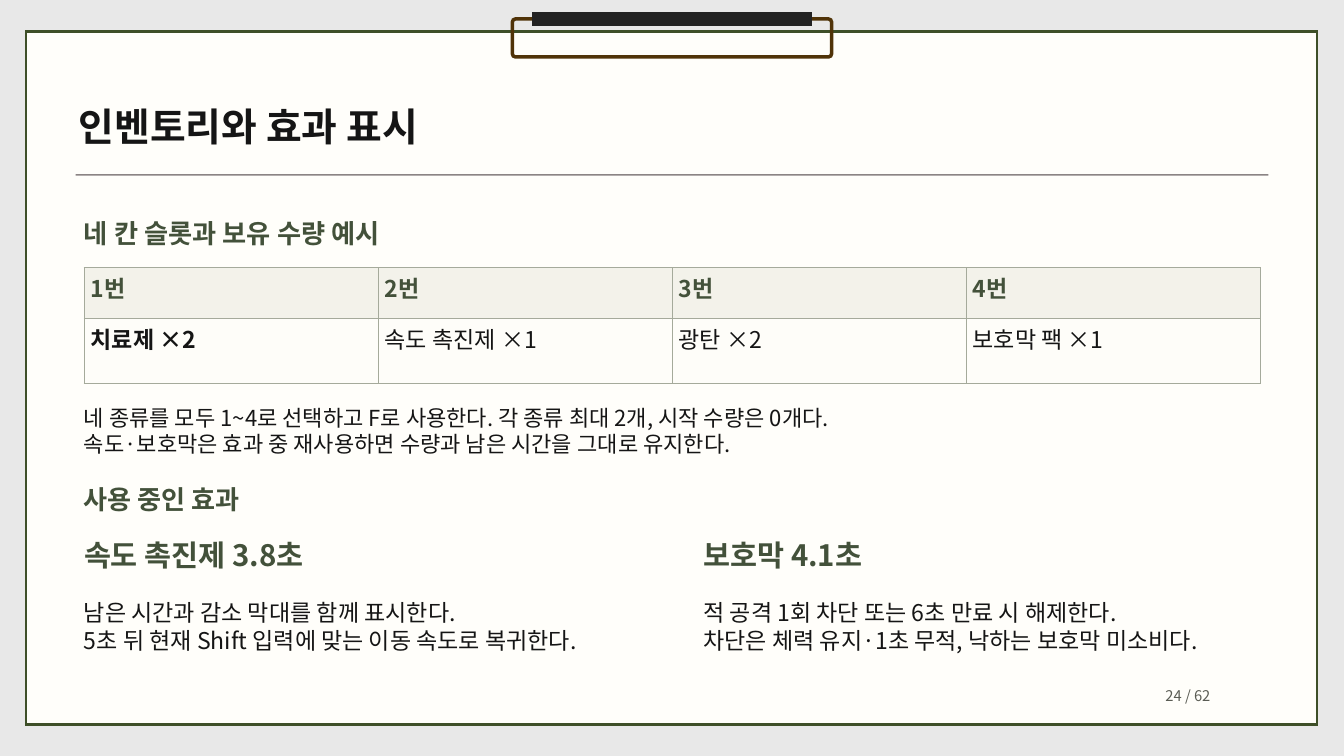
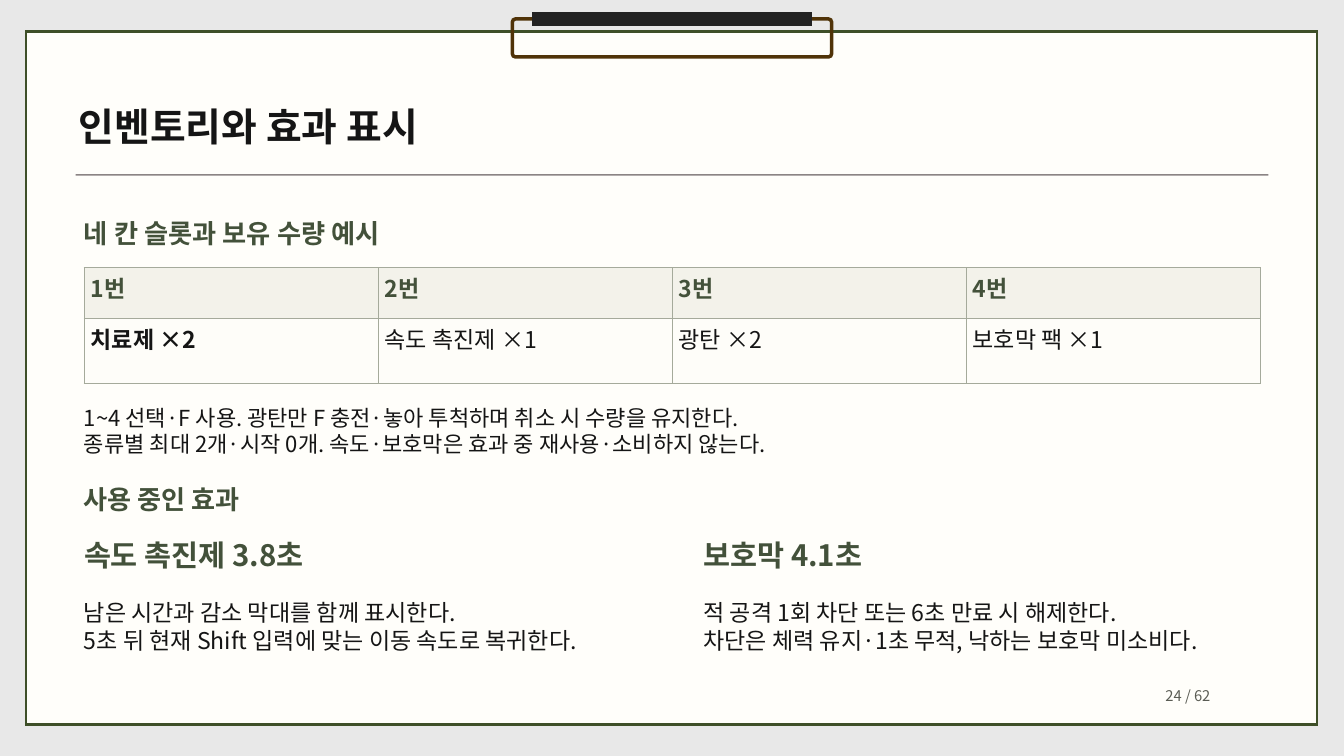
Before and after one commit to dbguswh/2Dgame_project, a slide deck: slide 24 of 2D게임프로그래밍 기획서.pptx. Drawn at 1344x756 pixels with LibreOffice and Linux fonts; fonts in the diff are those of the drawing. Boxes give left, top, right and bottom in pixels: in the first picture for what was removed or moved away, otherwise in the second. Text is boxed around its words. In the diff, an @@ line names an element or a change of style, - is before the commit and + after.

Commit message:
광탄 충전과 방향 조준 규칙을 기획서에 반영

```diff
--- a/2D게임프로그래밍 기획서.pptx
+++ b/2D게임프로그래밍 기획서.pptx
@@ text at (84,407,766,454): text changed @@
-네 종류를 모두 1~4로 선택하고 F로 사용한다. 각 종류 최대 2개, 시작 수량은 0개다.
-속도·보호막은 효과 중 재사용하면 수량과 남은 시간을 그대로 유지한다.
+1~4 선택·F 사용. 광탄만 F 충전·놓아 투척하며 취소 시 수량을 유지한다.
+종류별 최대 2개·시작 0개. 속도·보호막은 효과 중 재사용·소비하지 않는다.
```
Also in this commit, not shown: 7 other slides changed, 1 other file.
